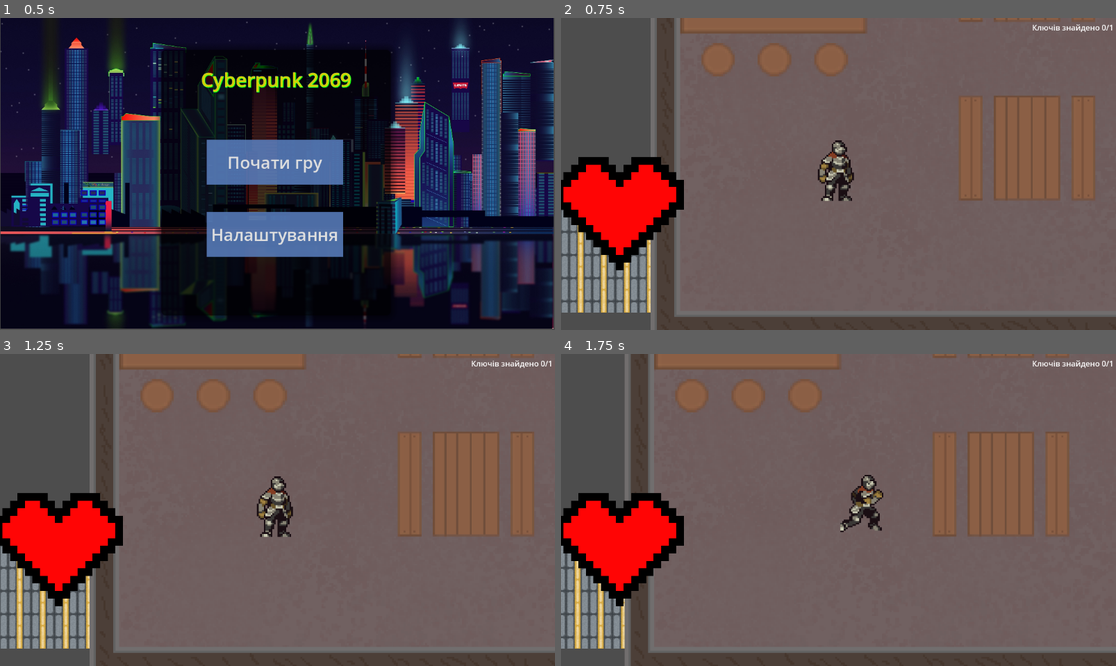
Above: before the commit, frames 1-4 (two rows, left to right).
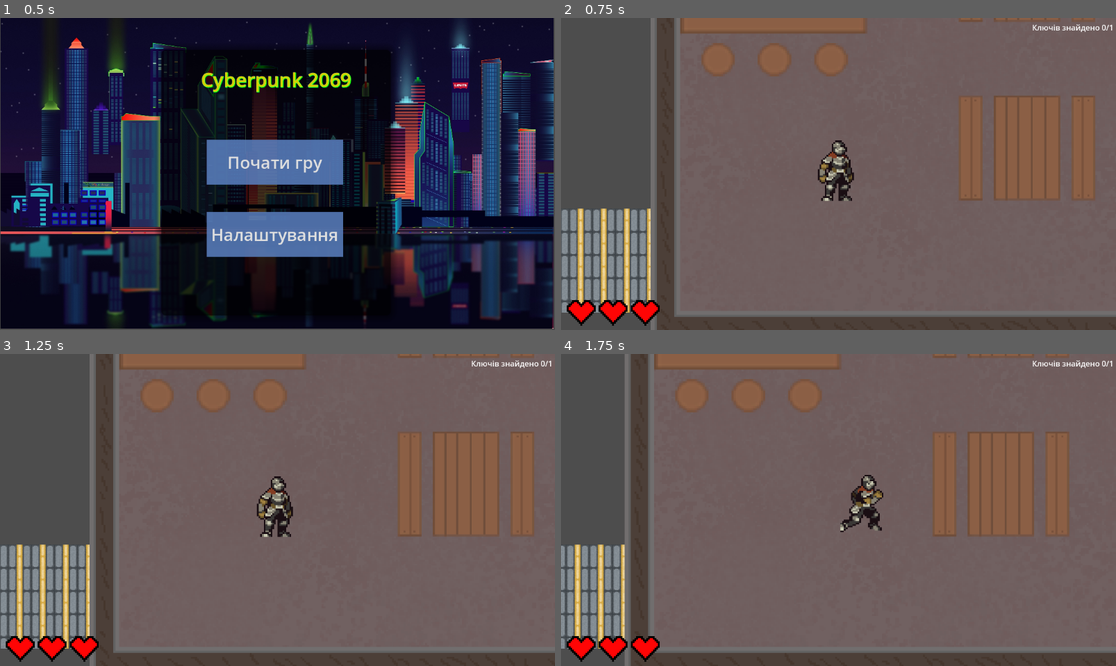
Above: after the commit, the same moments.

Repository: liketaurus/SE-practice-template
Game: Godot game, scene res://Scenes/menu.tscn
The game is run twice, just before and just after one commit, with the same random seed, the same clock (stepped at 60 frames per second) and the same inputs.
Inputs:
- Up to frame 1 (0.5 s): no input
- Up to frame 2 (0.75 s): click "Почати гру" at 0.5 s
- Up to frame 3 (1.25 s): no input
- Up to frame 4 (1.75 s): hold D from 1.28 s (still down); hold E from 1.28 s (still down)

Frame 1 is identical in both runs. In frame 2, 6.2% of the frame differs, in the area x 0-23%, y 44-99%; in frame 3, 6.2%; in frame 4, 6.2%.

Commit message:
HP

Diff:
--- a/src/Cyberpunk2069/Scenes/player.tscn
+++ b/src/Cyberpunk2069/Scenes/player.tscn
@@ -125,12 +125,17 @@
 offset_bottom = 31.0
 text = "Ключів знайдено 0/1"
 
-[node name="hp" type="Label" parent="CanvasLayer"]
-offset_left = 421.0
-offset_top = 317.0
-offset_right = 461.0
-offset_bottom = 340.0
+[node name="Hp" type="Sprite2D" parent="CanvasLayer"]
+position = Vector2(44, 614)
+scale = Vector2(0.224, 0.224)
+texture = ExtResource("4_4p3li")
 
-[node name="Hp" type="Sprite2D" parent="CanvasLayer/hp"]
-position = Vector2(-291, 97)
+[node name="Hp2" type="Sprite2D" parent="CanvasLayer"]
+position = Vector2(110, 614)
+scale = Vector2(0.224, 0.224)
 texture = ExtResource("4_4p3li")
+
+[node name="Hp3" type="Sprite2D" parent="CanvasLayer"]
+position = Vector2(177, 614)
+scale = Vector2(0.224, 0.224)
+texture = ExtResource("4_4p3li")
Not shown: 1 places in src/Cyberpunk2069/Scenes/NPC.tscn that only renumber resources
Not shown, added: src/Cyberpunk2069/assets/CyberPunk Asset Pack/asset page 1.png.import
Not shown, added: src/Cyberpunk2069/assets/CyberPunk Asset Pack/page 2.png.import
Not shown, added: src/Cyberpunk2069/assets/Nigerian_Public_Domain_131.jpg.import
Not shown, added: src/Cyberpunk2069/assets/Tech Dungeon Roguelite - Asset Pack/Enemies/No Outlines/enemies x1.png.import
Not shown, added: src/Cyberpunk2069/assets/Tech Dungeon Roguelite - Asset Pack/Enemies/No Outlines/enemies x2.png.import
Not shown, added: src/Cyberpunk2069/assets/Tech Dungeon Roguelite - Asset Pack/Enemies/No Outlines/enemies x3.png.import
Not shown, added: src/Cyberpunk2069/assets/Tech Dungeon Roguelite - Asset Pack/Enemies/enemies x1.png.import
Not shown, added: src/Cyberpunk2069/assets/Tech Dungeon Roguelite - Asset Pack/Enemies/enemies x2.png.import
Not shown, added: src/Cyberpunk2069/assets/Tech Dungeon Roguelite - Asset Pack/Enemies/enemies x3.png.import
Not shown, added: src/Cyberpunk2069/assets/Tech Dungeon Roguelite - Asset Pack/NPC/No Outlines/npc x1.png.import
Not shown, added: src/Cyberpunk2069/assets/Tech Dungeon Roguelite - Asset Pack/NPC/No Outlines/npc x2.png.import
(and 35 more such lines)
